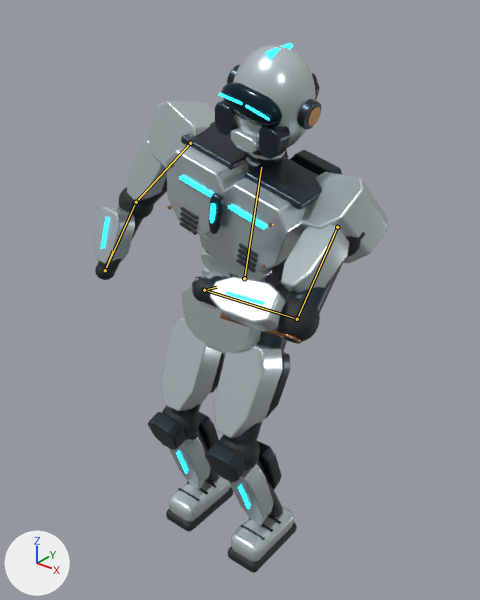
An edit to the glTF model assets/models/robot-player.glb, drawn before and after from the same camera.
Rendered twice from a 50 mm camera at (1.199, -1.5, 1.859) aimed at (0.022, -0.03, 0.948). The axes (+X, +Y, +Z) are drawn at lower left. The lights are the same throughout. The first picture is the older version. Both versions are drawn at frame 7 of the action 'Forehand'; the numbers are the values there. The bones that change are drawn over the model as lines.

The first picture shows 'FootL_native_batch', 'ForearmL_native_batch', 'ForearmR_bearing', 'ForearmR_native_batch', 'HandL_native_batch', 'HandR_native_batch', 'Head_native_batch', 'Pelvis_native_batch', 'ShinL_native_batch', 'ShinR_native_batch', 'ThighL_native_batch', 'ThighR_native_batch', 'Torso_native_batch', 'UpperArmL_native_batch', 'UpperArmR_native_batch' and 1 more.
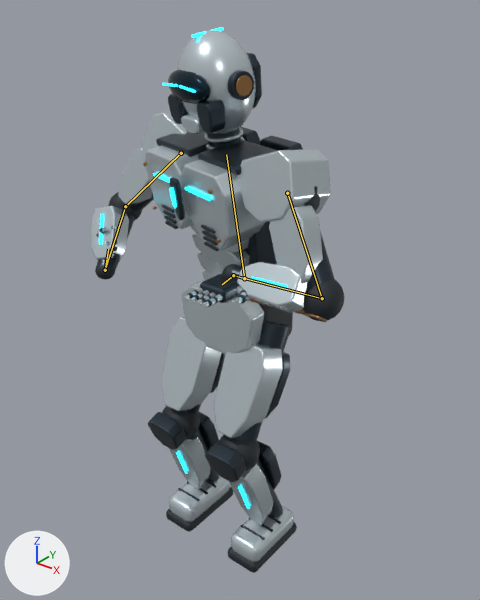
Where the change shows, as pixel boxes (x1, y1, x2, y2) in the pictures (480 x 600 px):
'Torso_native_batch', posed (9% narrower, 7% shorter): before (166, 122, 342, 287); after (143, 127, 303, 280)
'Head_native_batch', posed: before (215, 43, 321, 170); after (162, 27, 262, 150)
'UpperArmL_native_batch', posed (10% narrower): before (281, 172, 389, 314); after (237, 149, 334, 289)
'ForearmL_native_batch', posed (10% shorter): before (201, 277, 320, 344); after (230, 262, 344, 322)
'UpperArmR_native_batch', posed: before (127, 101, 215, 207); after (118, 112, 187, 211)
'ForearmR_native_batch', posed (12% narrower): before (94, 206, 143, 273); after (91, 206, 134, 271)
'HandL_native_batch', posed (18% taller): before (192, 272, 253, 309); after (183, 264, 247, 308)
'ForearmR_bearing', posed (6% shorter): before (119, 187, 154, 218); after (109, 192, 142, 221)
'HandR_native_batch', posed: before (95, 266, 115, 280); after (95, 225, 118, 280)
bone 'Torso_joint', root to tip: before (244, 278) to (261, 167); after (244, 278) to (226, 154)
bone 'UpperArmR_joint', root to tip: before (190, 143) to (136, 202); after (181, 153) to (125, 206)
bone 'ForearmR_joint', root to tip: before (136, 202) to (105, 270); after (125, 206) to (105, 270)
bone 'HandR_joint', root to tip: before (105, 270) to (113, 250); after (105, 270) to (108, 249)
bone 'UpperArmL_joint', root to tip: before (337, 227) to (297, 319); after (287, 193) to (322, 298)
bone 'ForearmL_joint', root to tip: before (297, 319) to (204, 290); after (322, 298) to (233, 275)
bone 'HandL_joint', root to tip: before (204, 290) to (216, 287); after (233, 275) to (222, 284)

Edits to the bpy script that builds the scene:
```text
Change bone_torso_joint:
    where bone_torso_joint = bpy.data.objects['RobotPlayer'].pose.bones['Torso_joint']  # child of 'Pelvis_joint'
    bone_torso_joint.rotation_quaternion: (0.987, 0.079, -0.011, -0.138) -> (0.987, 0.079, -0.138, 0.011)  # degrees (9, 0, -16) -> degrees (9, -16, 0)
Change bone_upperarmr_joint:
    where bone_upperarmr_joint = bpy.data.objects['RobotPlayer'].pose.bones['UpperArmR_joint']  # child of 'Torso_joint'
    bone_upperarmr_joint.rotation_quaternion: (0.982, -0.11, 0.046, 0.146) -> (0.934, -0.181, -0.082, 0.296)  # degrees (-12, 7, 16) -> degrees (-23, -3, 36)
Change bone_forearmr_joint:
    where bone_forearmr_joint = bpy.data.objects['RobotPlayer'].pose.bones['ForearmR_joint']  # child of 'UpperArmR_joint'
    bone_forearmr_joint.rotation_quaternion: (0.981, -0.038, 0.092, -0.168) -> (0.9, -0.169, 0.16, -0.368)  # degrees (-6, 10, -20) -> degrees (-25, 9, -47)
Change bone_handr_joint:
    where bone_handr_joint = bpy.data.objects['RobotPlayer'].pose.bones['HandR_joint']  # child of 'ForearmR_joint'
    bone_handr_joint.rotation_quaternion: (0.102, 0.946, -0.103, -0.206) -> (0.11, -0.962, -0.135, 0.212)  # degrees (165, 23, -16) -> degrees (-163, 22, 19)
Change bone_upperarml_joint:
    where bone_upperarml_joint = bpy.data.objects['RobotPlayer'].pose.bones['UpperArmL_joint']  # child of 'Torso_joint'
    bone_upperarml_joint.rotation_quaternion: (0.864, -0.44, 0.04, -0.241) -> (0.966, -0.049, -0.158, -0.201)  # degrees (-52, -8, -27) -> degrees (-2, -19, -23)
Change bone_forearml_joint:
    where bone_forearml_joint = bpy.data.objects['RobotPlayer'].pose.bones['ForearmL_joint']  # child of 'UpperArmL_joint'
    bone_forearml_joint.rotation_quaternion: (0.756, -0.084, -0.323, 0.563) -> (0.584, -0.243, -0.133, 0.763)  # degrees (-32, -23, 80) -> degrees (-30, 12, 102)
Change bone_handl_joint:
    where bone_handl_joint = bpy.data.objects['RobotPlayer'].pose.bones['HandL_joint']  # child of 'ForearmL_joint'
    bone_handl_joint.rotation_quaternion: (0.257, 0.686, -0.539, -0.415) -> (0.315, -0.612, -0.696, 0.204)  # degrees (123, 17, -86) -> degrees (-137, -11, 93)
```
